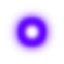
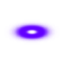
Comparing the layer stacks of the two w=64, h=64 images. Changes:
added group "Groupe 1" with 8 layers above "Calque 0" over [7, 18, 57, 46]
moved "Ellipse 1 copie 5" into group "Groupe 1", painted on it over [20, 20, 44, 44]
moved "Ellipse 1" into group "Groupe 1", painted on it over [14, 14, 50, 50]
moved "Ellipse 1 copie 3" into group "Groupe 1", painted on it over [12, 10, 52, 54]
moved "Ellipse 1 copie 2" into group "Groupe 1", painted on it over [9, 6, 55, 58]
moved "Ellipse 1 copie" into group "Groupe 1", painted on it over [7, 6, 57, 58]
